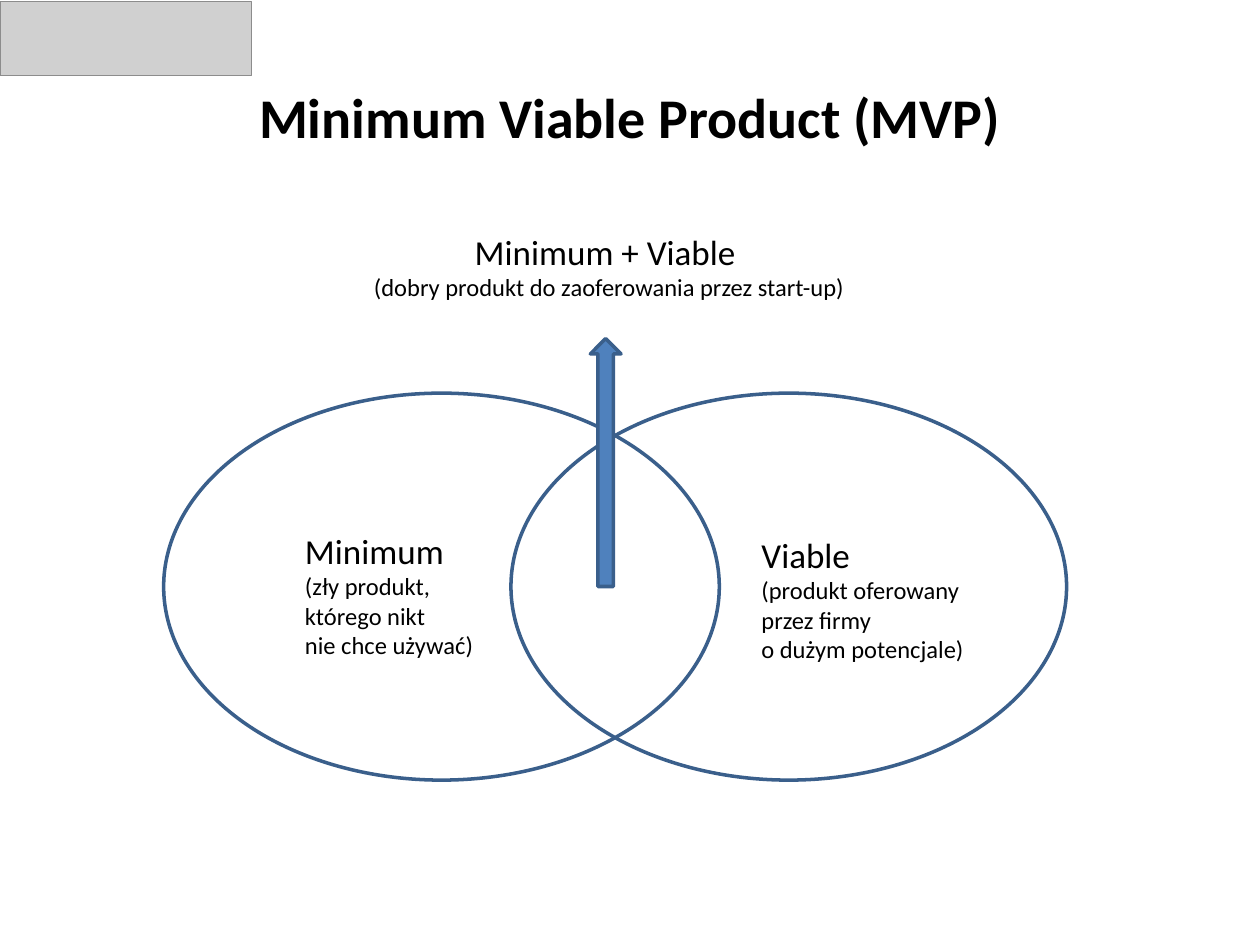
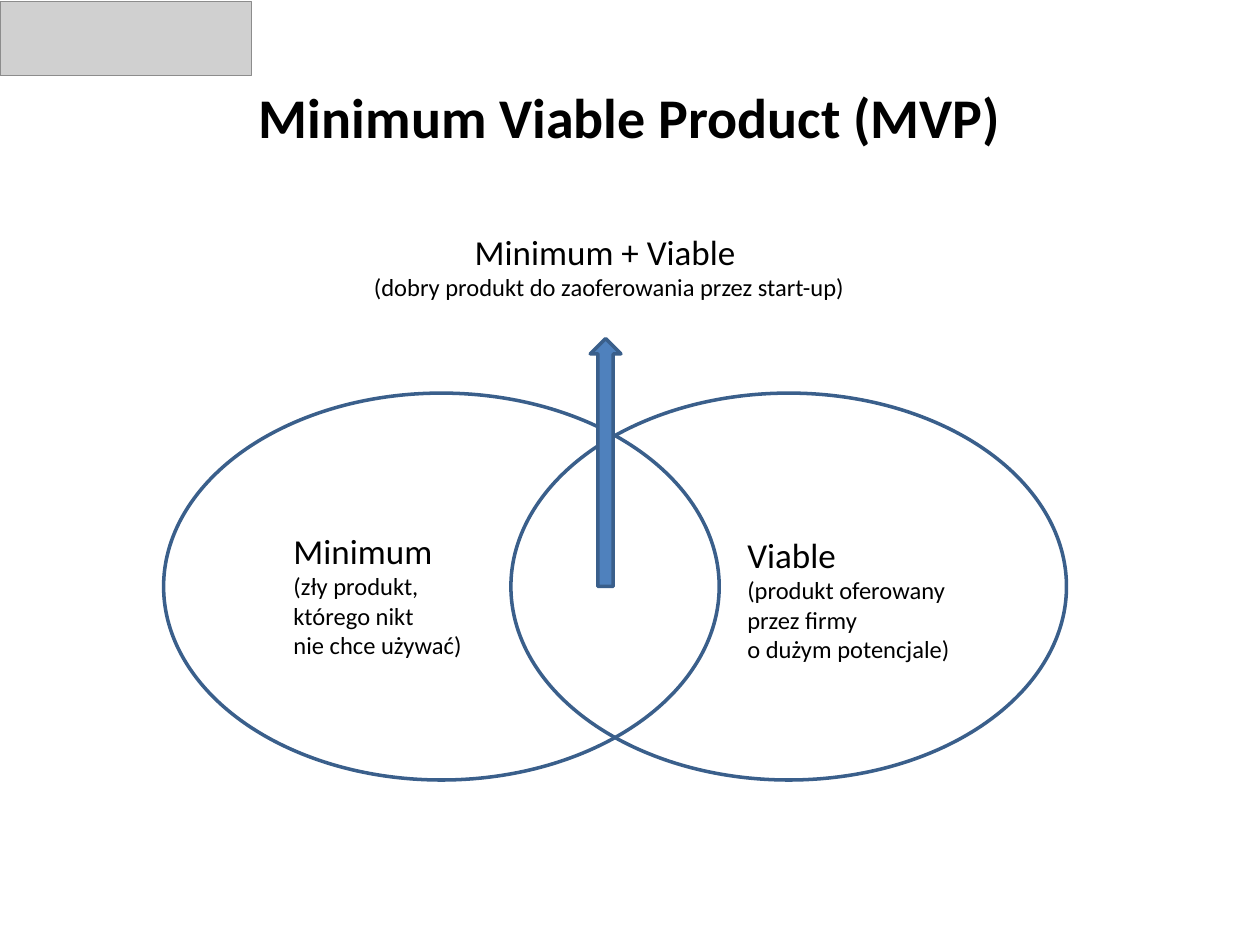
Before and after one commit to pasmolnicki/studia, a slide deck: slide 2 of ABC-startup/ABC STARTUPU - zadanie warsztatowe 6.pptx. Drawn at 1260x945 pixels with LibreOffice and Linux fonts; fonts in the diff are those of the drawing; grey boxes stand for pictures. Boxes give left, top, right and bottom in pixels: in the first picture for what was removed or moved away, otherwise in the second. Text is boxed around its words. In the diff, an @@ line names an element or a change of style, - is before the commit and + after.

```diff
--- a/ABC-startup/ABC STARTUPU - zadanie warsztatowe 6.pptx
+++ b/ABC-startup/ABC STARTUPU - zadanie warsztatowe 6.pptx
@@ ellipse at (164, 393, 719, 780): outline #3A5F8C 2 pt to #3A5F8B 2 pt @@
@@ ellipse at (512, 393, 1067, 780): outline #3A5F8C 2 pt to #3A5F8B 2 pt @@
@@ text "Minimum": place and size @@
-text "Minimum" at (305, 540, 473, 658)
+text "Minimum" at (293, 540, 461, 658)
@@ text "Viable": place and size @@
-text "Viable" at (761, 543, 963, 663)
+text "Viable" at (747, 543, 949, 663)
```
Also in this commit, not shown: 4 other slides changed.
